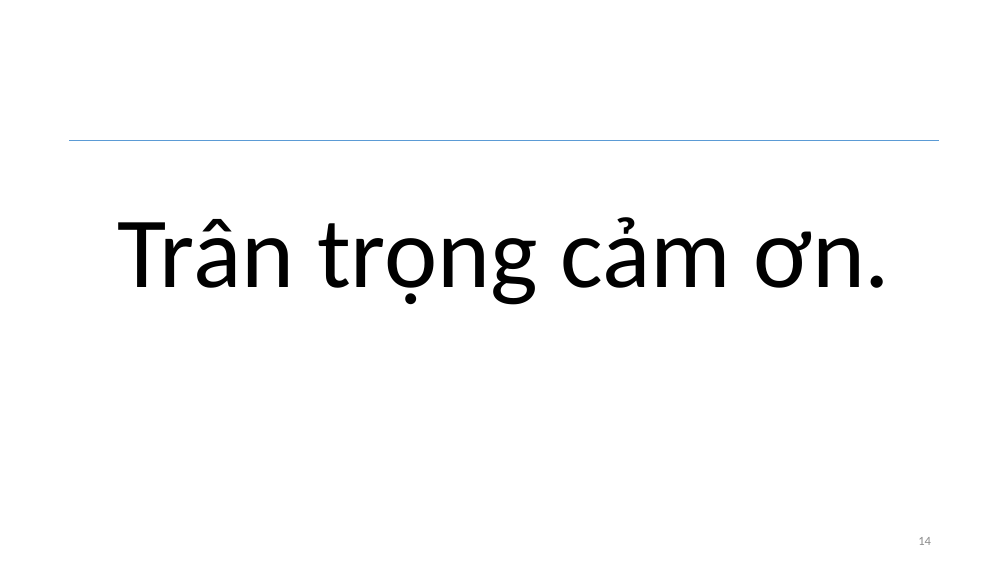
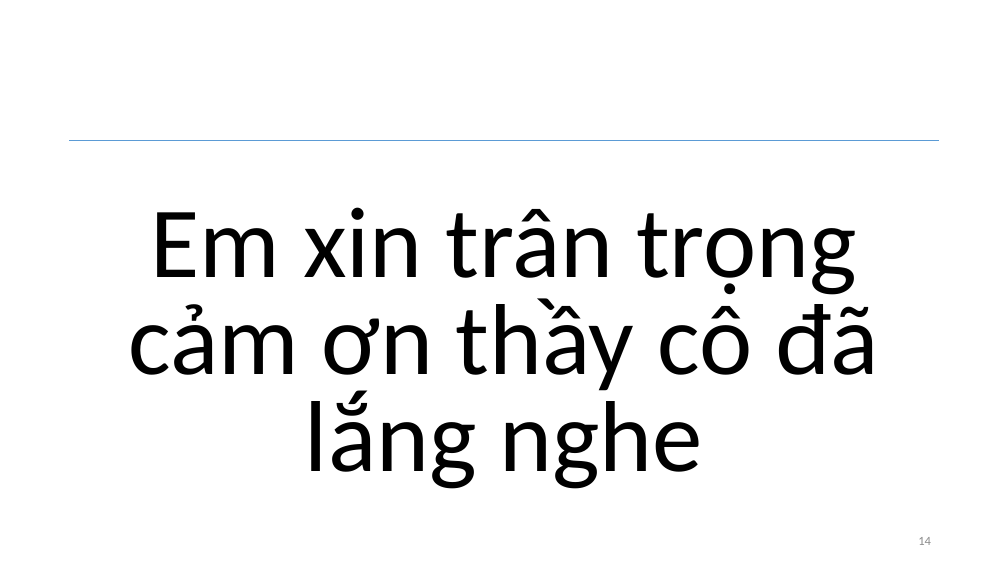
Before and after one commit to hunglv54/master, a slide deck: slide 14 of slide/hunglv_BaoCaoTienDo.pptx. Drawn at 1008x567 pixels with LibreOffice and Linux fonts; fonts in the diff are those of the drawing. Boxes give left, top, right and bottom in pixels: in the first picture for what was removed or moved away, otherwise in the second. Text is boxed around its words. In the diff, an @@ line names an element or a change of style, - is before the commit and + after.

```diff
--- a/slide/hunglv_BaoCaoTienDo.pptx
+++ b/slide/hunglv_BaoCaoTienDo.pptx
@@ text at (x1=129, y1=207, x2=879, y2=489): text changed @@
-Trân trọng cảm ơn.
+Em xin trân trọng cảm ơn thầy cô đã lắng nghe
```
Also in this commit, not shown: 9 other slides changed, 1 slide added, 1 slide removed, 9 other files.
